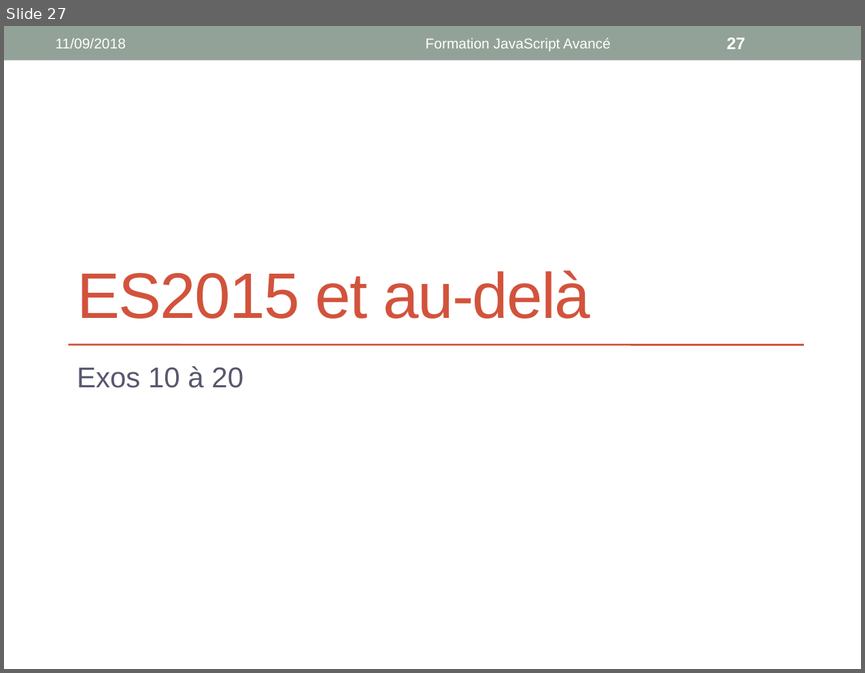
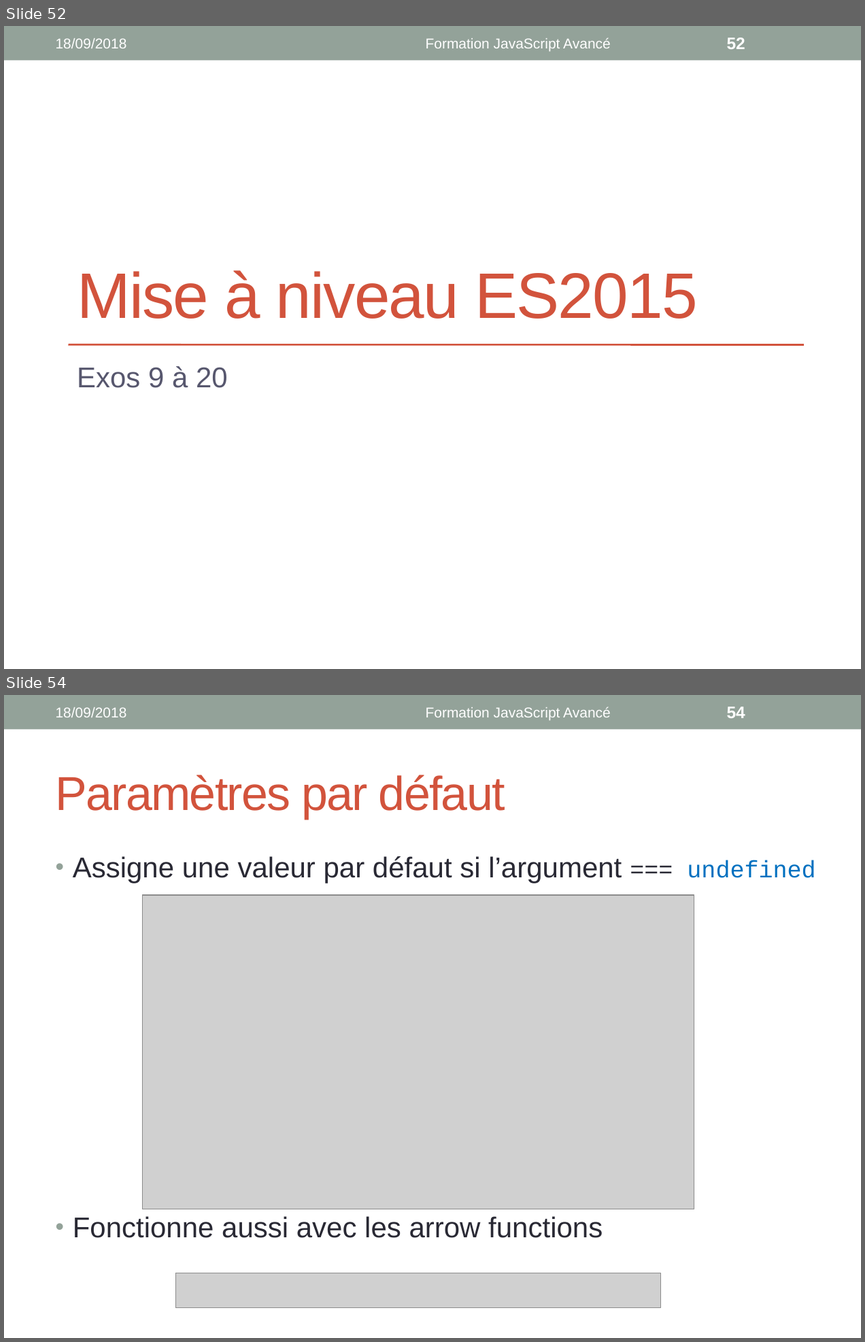
Before and after one commit to worldline/JS-Training, a slide deck: presenter_slides.pptx. Shown one above the other, each under a label of ours: slide 27 before the commit, slides 52 and 54 after it; the slides between them are not shown. The pictures are 865x673 and 865x1342 pixels, drawn with LibreOffice and Linux fonts; fonts in the diff are those of the drawing; grey boxes stand for pictures. Boxes give left, top, right and bottom in pixels: in the first picture for what was removed or moved away, otherwise in the second. Text is boxed around its words. In the diff, an @@ line names an element or a change of style, - is before the commit and + after.

```diff
--- a/presenter_slides.pptx
+++ b/presenter_slides.pptx
@@ slide 54 added at bbox=[4, 695, 861, 1338], background #FFFFFF; not listed: 1 template element that a slide beside it also shows @@
@@ text added at bbox=[56, 707, 127, 717], 12 pt, text #FFFFFF @@
+18/09/2018
@@ text added at bbox=[426, 707, 611, 720], 12 pt, text #FFFFFF @@
+Formation JavaScript Avancé
@@ page number added at bbox=[727, 707, 745, 718], 14 pt, text #FFFFFF, bold @@
+54
@@ title added at bbox=[56, 775, 505, 819], 40 pt, text #D2533C @@
+Paramètres par défaut
@@ text added at bbox=[73, 856, 815, 1238], 24 pt, text #292934 @@
+• Assigne une valeur par défaut si l’argument === undefined
+• Fonctionne aussi avec les arrow functions
@@ picture added at bbox=[142, 895, 694, 1209] @@
@@ picture added at bbox=[175, 1272, 660, 1308] @@
@@ what was slide 27 is now slide 52 @@
@@ slide 52 changed as well @@
@@ text at bbox=[56, 38, 127, 48]: text changed @@
-11/09/2018
+18/09/2018
@@ page number at bbox=[727, 38, 745, 49]: text changed @@
-27
+52
@@ title at bbox=[77, 270, 698, 318]: text changed @@
-ES2015 et au-delà
+Mise à niveau ES2015
@@ subtitle at bbox=[77, 366, 228, 388]: text changed @@
-Exos 10 à 20
+Exos 9 à 20
```
Also in this commit, not shown: 30 other slides changed, 39 other slides added.
